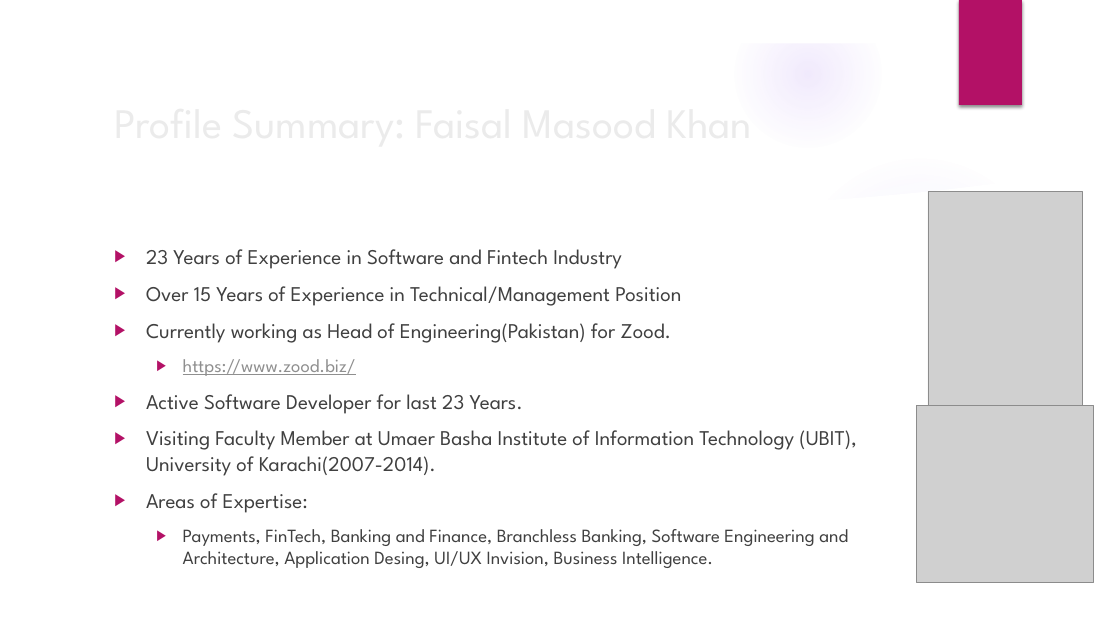
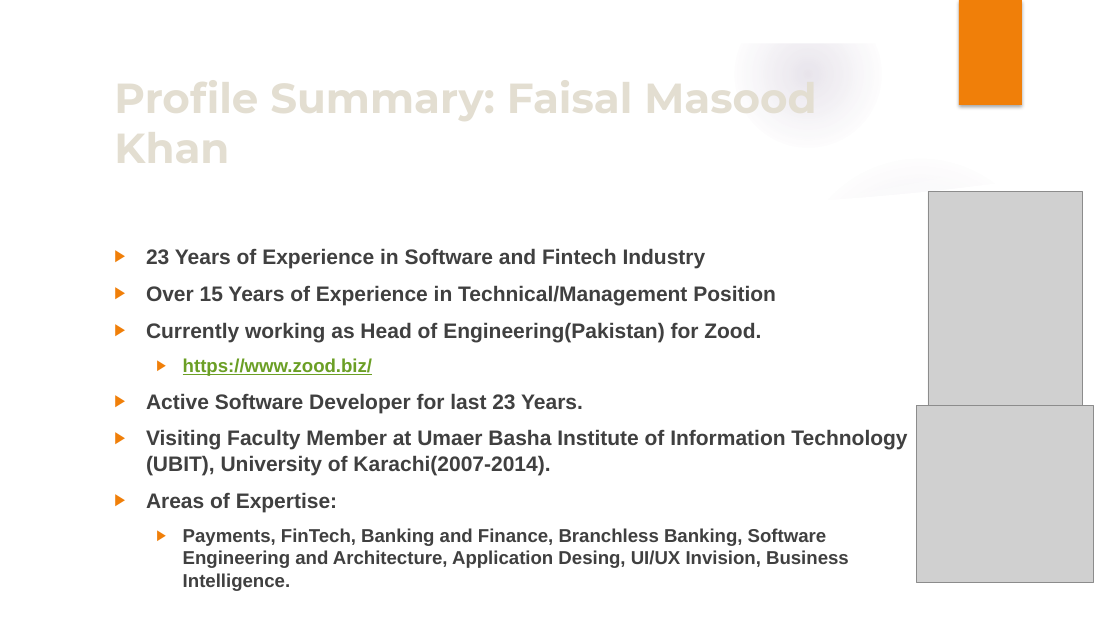
Before and after one commit to fkhan79/giaic_fmk, a slide deck: slide 2 of presentations/GIAIC_00-Introduction to TypeScript.pptx. Drawn at 1120x630 pixels with LibreOffice and Linux fonts; fonts in the diff are those of the drawing; grey boxes stand for pictures; background and template pictures are left out. Boxes give left, top, right and bottom in pixels: in the first picture for what was removed or moved away, otherwise in the second. Text is boxed around its words. In the diff, an @@ line names an element or a change of style, - is before the commit and + after.

```diff
--- a/presentations/GIAIC_00-Introduction to TypeScript.pptx
+++ b/presentations/GIAIC_00-Introduction to TypeScript.pptx
@@ fill gradient #9B6BF2 to gradient #604878 in 4 elements at bbox=[0, 245, 385, 630], bbox=[0, 266, 217, 483], bbox=[791, 539, 881, 630], bbox=[735, 1, 882, 148] @@
@@ rectangle at bbox=[959, 0, 1022, 105]: fill #B31166 to #F07F09; shadow changed @@
@@ title "Profile Summary: Faisal Masood Khan" at bbox=[106, 89, 911, 154]: font League Spartan to Montserrat, text colour #EBEBEB to #E3DED1, bold on @@
@@ text "23 Years of Experience in ..." at bbox=[146, 248, 907, 591]: font League Spartan to Arial, bold on; text colour #8F8F8F to #6B9F25 in "https://www.zood.biz/"; bullet colour #B31166 to #F07F09 @@
```
Also in this commit, not shown: 22 other slides changed, 5 slides added.
